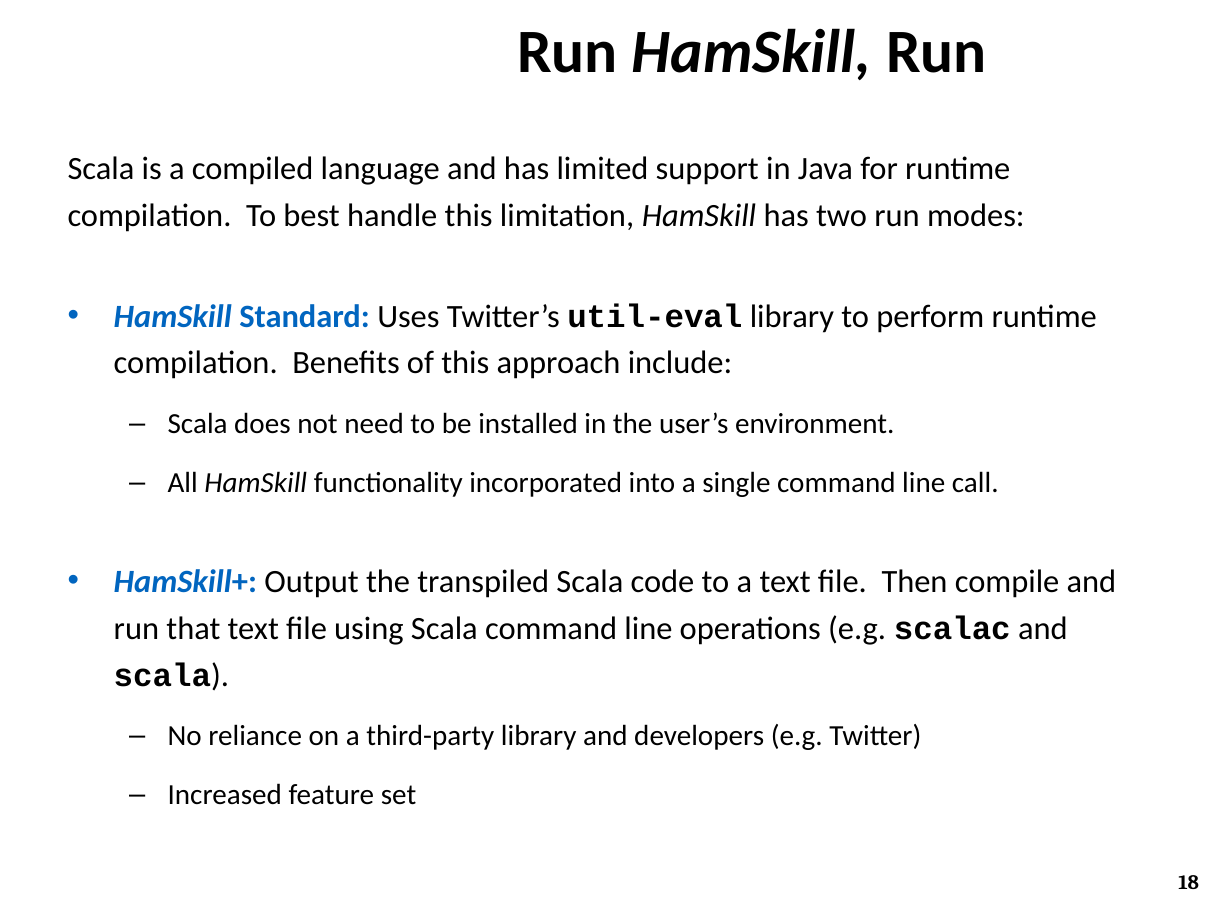
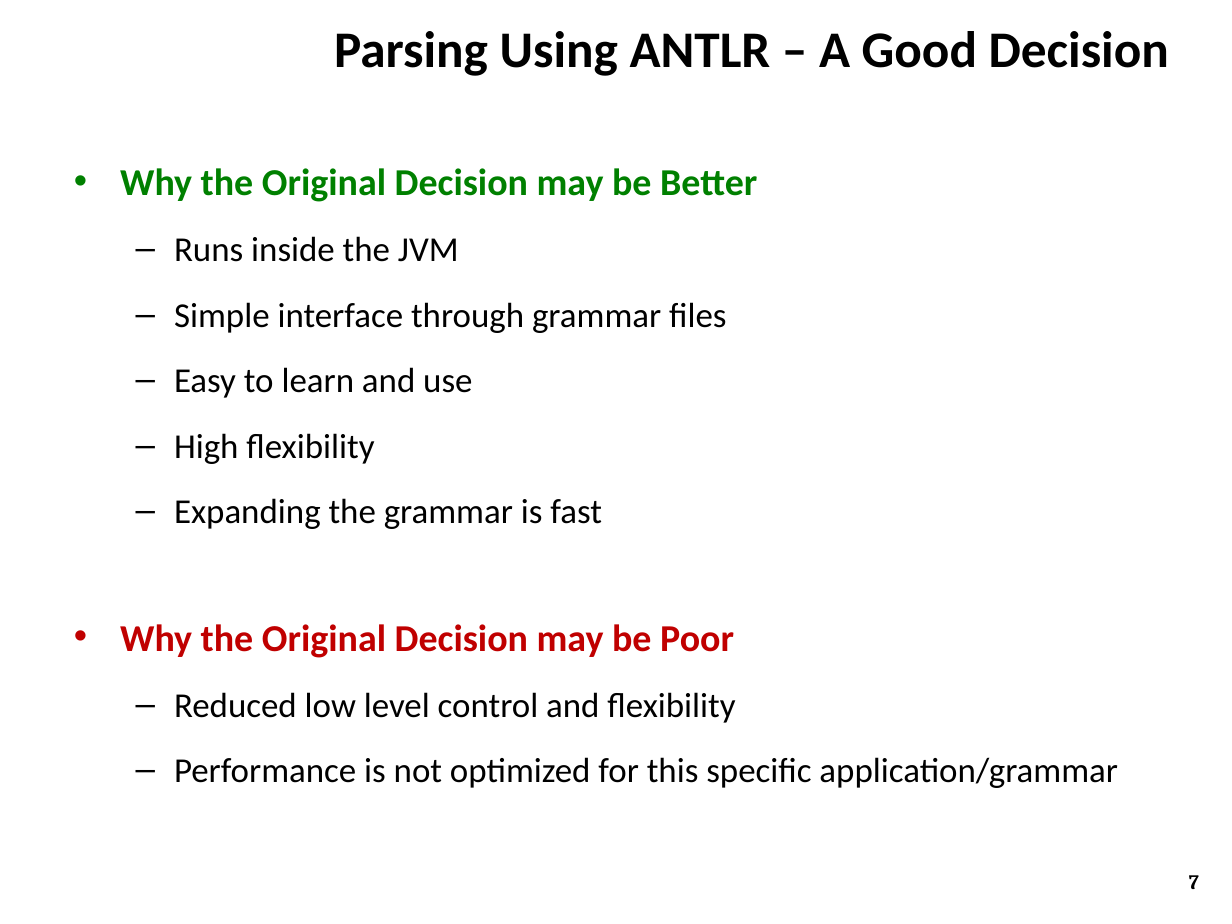
Before and after one commit to ZaydH/CS252, a slide deck: slide 7 of Project/Project_Presentation/Zayd_Hammoudeh_-_HamSkill_Run_Haskell_Anywhere.pptx (slide 18 before the commit). Drawn at 1232x924 pixels with LibreOffice and Linux fonts; fonts in the diff are those of the drawing; background and template pictures are left out. Boxes give left, top, right and bottom in pixels: in the first picture for what was removed or moved away, otherwise in the second. Text is boxed around its words. In the diff, an @@ line names an element or a change of style, - is before the commit and + after.

```diff
--- a/Project/Project_Presentation/Zayd_Hammoudeh_-_HamSkill_Run_Haskell_Anywhere.pptx
+++ b/Project/Project_Presentation/Zayd_Hammoudeh_-_HamSkill_Run_Haskell_Anywhere.pptx
@@ title at [334,31,1169,76]: text changed; size 36 to 30 pt; italic off @@
-Run HamSkill, Run
+Parsing Using ANTLR – A Good Decision
@@ text at [120,168,1118,788]: text changed; size 19 to 20.4 pt @@
-Scala is a compiled language and has limited support in Java for runtime compilation. To best handle this limitation, HamSkill has two run modes:
-• HamSkill Standard: Uses Twitter’s util-eval library to perform runtime compilation. Benefits of this approach include:
-  – Scala does not need to be installed in the user’s environment.
-  – All HamSkill functionality incorporated into a single command line call.
-• HamSkill+: Output the transpiled Scala code to a text file. Then compile and run that text file using Scala command line operations (e.g. scalac and scala).
-  – No reliance on a third-party library and developers (e.g. Twitter)
-  – Increased feature set
+• Why the Original Decision may be Better
+  – Runs inside the JVM
+  – Simple interface through grammar files
+  – Easy to learn and use
+  – High flexibility
+  – Expanding the grammar is fast
+• Why the Original Decision may be Poor
+  – Reduced low level control and flexibility
+  – Performance is not optimized for this specific application/grammar
@@ page number at [1189,875,1199,889]: text changed @@
-18
+7
```
Also in this commit, not shown: 4 other slides changed, 8 slides removed.
